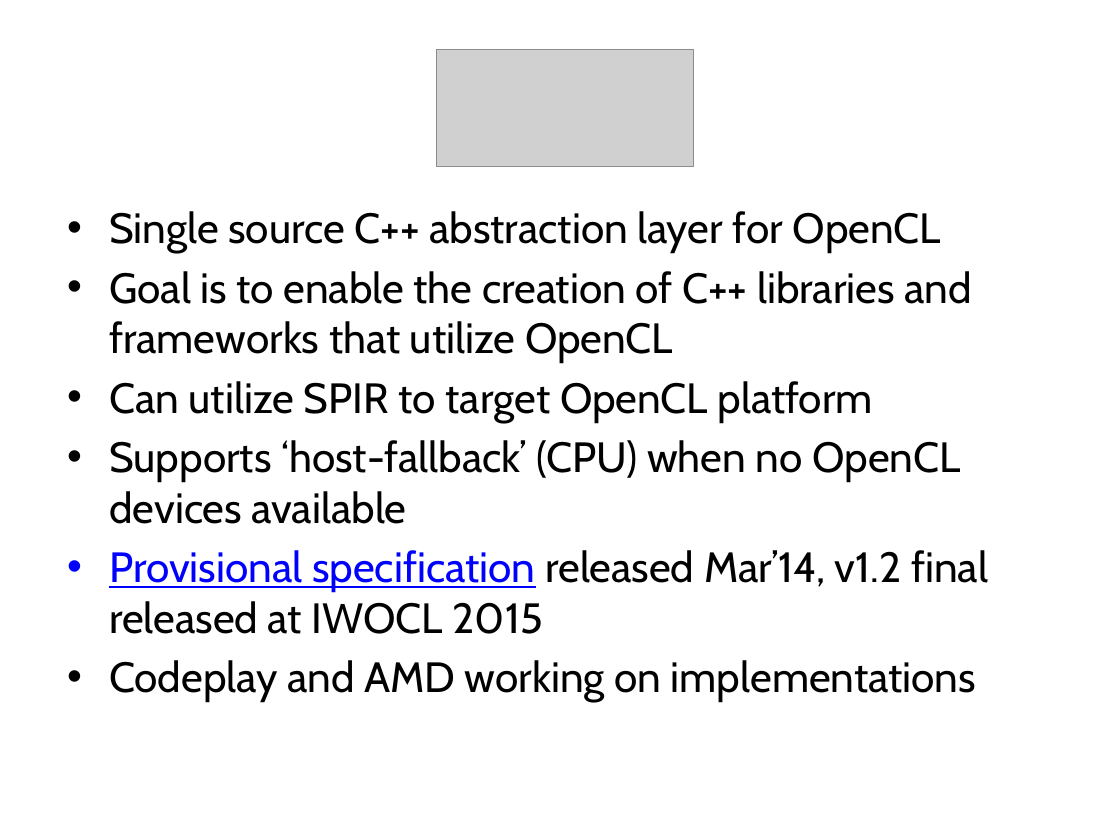
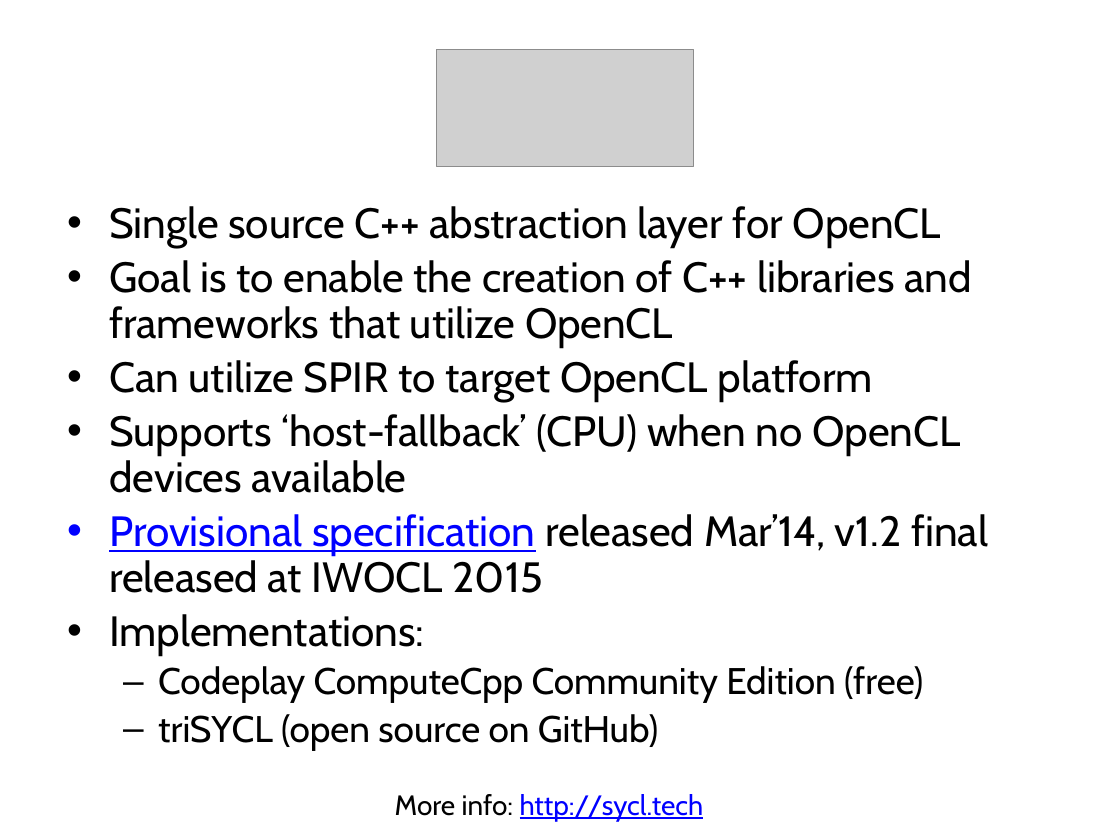
Before and after one commit to UoB-HPC/opencl-training-code, a slide deck: slide 7 of slides/advanced_outro.pptx. Drawn at 1120x840 pixels with LibreOffice and Linux fonts; fonts in the diff are those of the drawing; grey boxes stand for pictures. Boxes give left, top, right and bottom in pixels: in the first picture for what was removed or moved away, otherwise in the second. Text is boxed around its words. In the diff, an @@ line names an element or a change of style, - is before the commit and + after.

Commit message:
Minor tweaks to outro
- Update SYCL slide with current implementation status
- Add link to new SYCL ecosystem website
- Update libraries slide

```diff
--- a/slides/advanced_outro.pptx
+++ b/slides/advanced_outro.pptx
@@ text at <box>109,206,988,593</box>: line spacing 1 to 0.9 @@
@@ text at <box>109,614,923,751</box>: text changed; size 27.2 to 23.8 pt @@
-• Codeplay and AMD working on implementations
+• Implementations:
+  – Codeplay ComputeCpp Community Edition (free)
+  – triSYCL (open source on GitHub)
@@ text added at <box>395,794,704,821</box>, 18 pt, text #0000FF, underline @@
+More info: http://sycl.tech
```
Also in this commit, not shown: 1 other slide changed.
